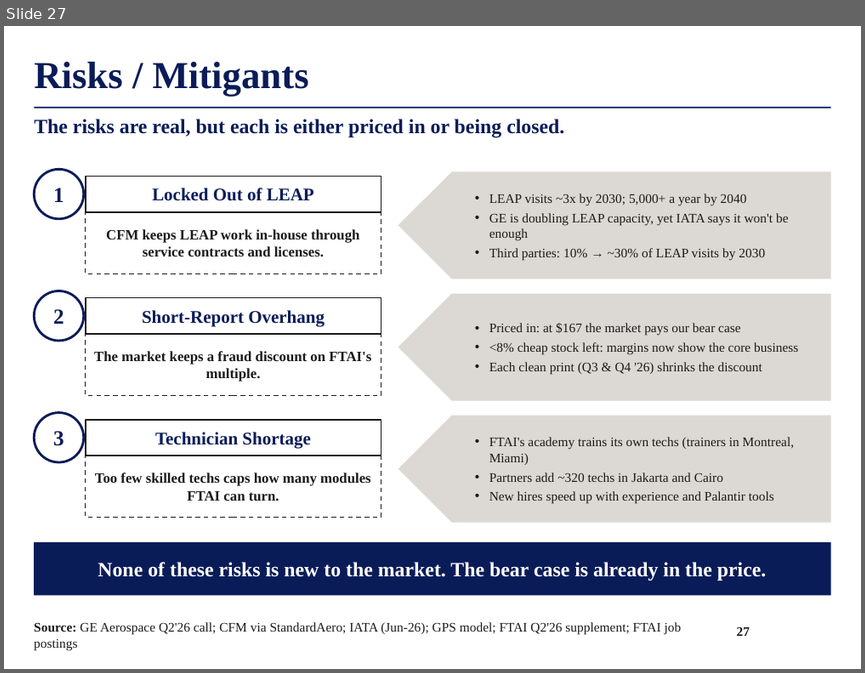
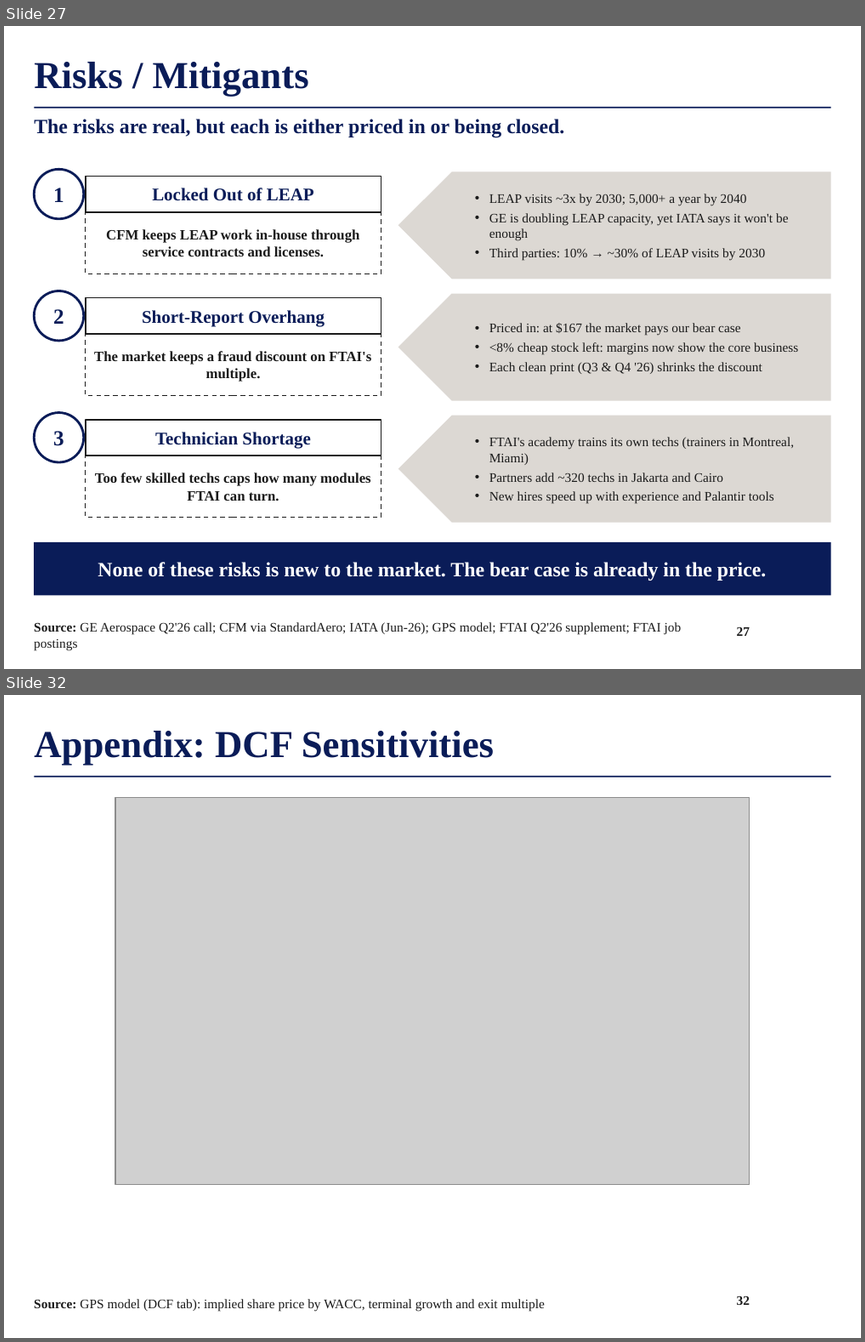
Before and after one commit to maxlsmls-dot/SPOT, a slide deck: deck/FTAI_Long_Pitch.pptx. Shown one above the other, each under a label of ours: slide 27 before the commit, slides 27 and 32 after it; the slides between them are not shown. The pictures are 865x673 and 865x1342 pixels, drawn with LibreOffice and Linux fonts; fonts in the diff are those of the drawing; grey boxes stand for pictures; background and template pictures are left out. Boxes give left, top, right and bottom in pixels: in the first picture for what was removed or moved away, otherwise in the second. Text is boxed around its words. In the diff, an @@ line names an element or a change of style, - is before the commit and + after.

```diff
--- a/deck/FTAI_Long_Pitch.pptx
+++ b/deck/FTAI_Long_Pitch.pptx
@@ slide 32 added at (4,695,861,1338), background #FFFFFF; not listed: 1 template element that a slide beside it also shows @@
@@ title added at (34,731,494,765), 32 pt, text #0A1C58, bold @@
+Appendix: DCF Sensitivities
@@ picture added at (115,798,749,1185) @@
@@ text added at (34,1299,545,1311), 11 pt, text #1A1A1A @@
+Source: GPS model (DCF tab): implied share price by WACC, terminal growth and exit multiple
@@ page number added at (737,1295,749,1304), 11 pt, text #1A1A1A, bold @@
+32
```
Also in this commit, not shown: 9 other slides added, 12 other files.
